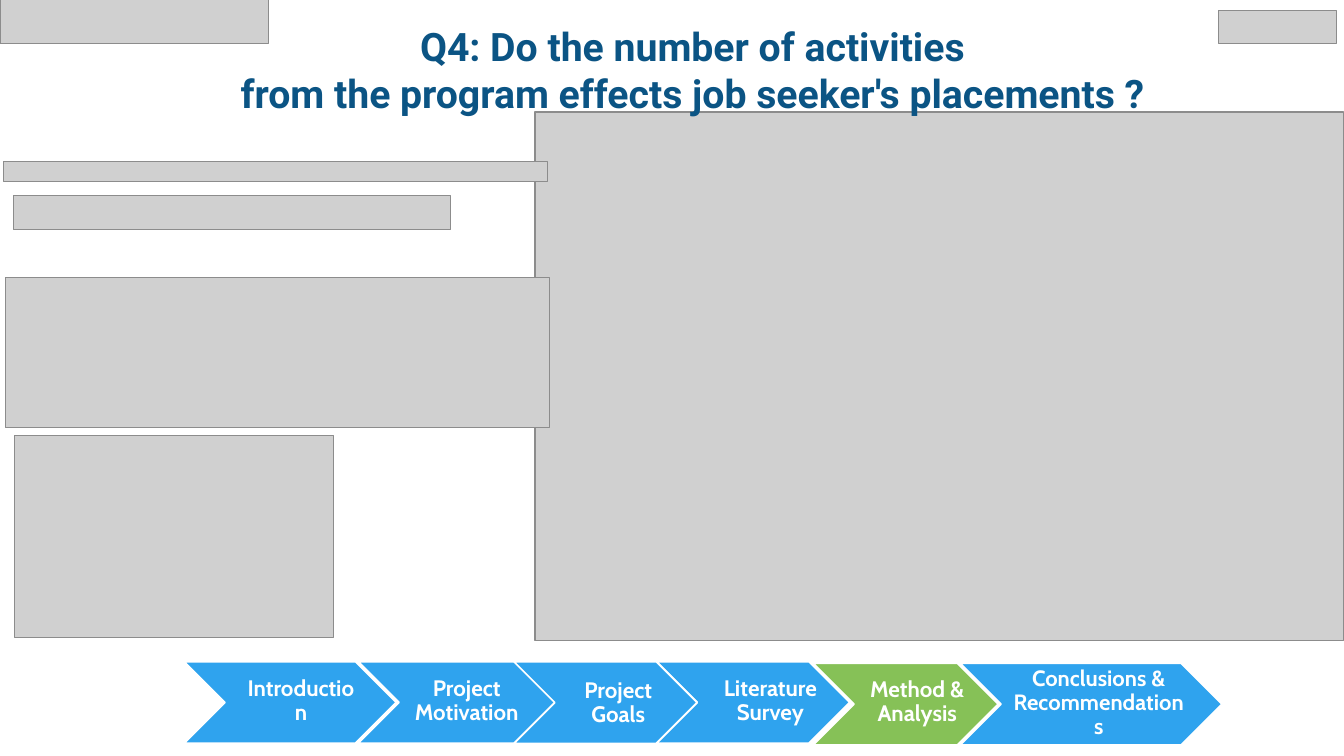
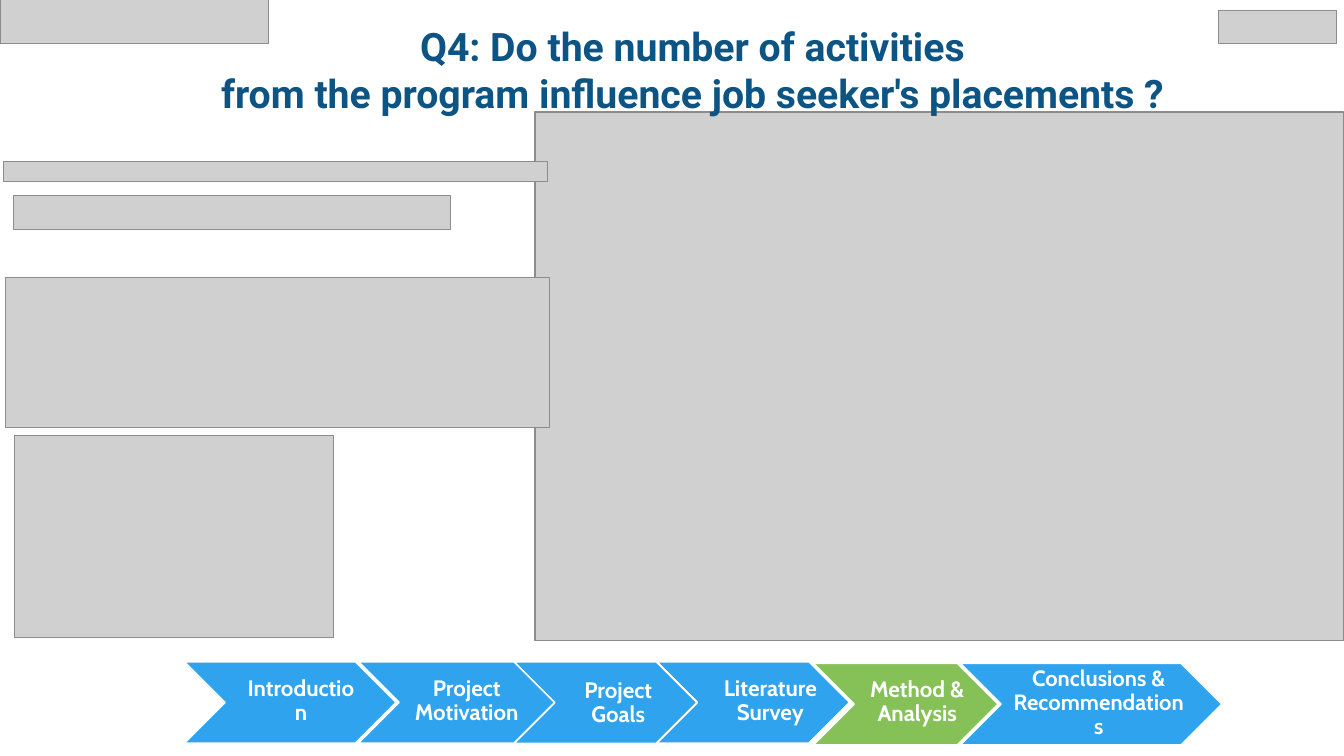
Before and after one commit to chen890/Final-Research-Project---IES, a slide deck: slide 24 of English Final Project.pptx. Drawn at 1344x756 pixels with LibreOffice and Linux fonts; fonts in the diff are those of the drawing; grey boxes stand for pictures; background and template pictures are left out. Boxes give left, top, right and bottom in pixels: in the first picture for what was removed or moved away, otherwise in the second. Text is boxed around its words. In the diff, an @@ line names an element or a change of style, - is before the commit and + after.

```diff
--- a/English Final Project.pptx
+++ b/English Final Project.pptx
@@ text at [221,73,1134,119]: text changed @@
-from the program effects job seeker's placements ?
+from the program influence job seeker's placements ?
```
Also in this commit, not shown: 20 other slides changed, 4 other files.
